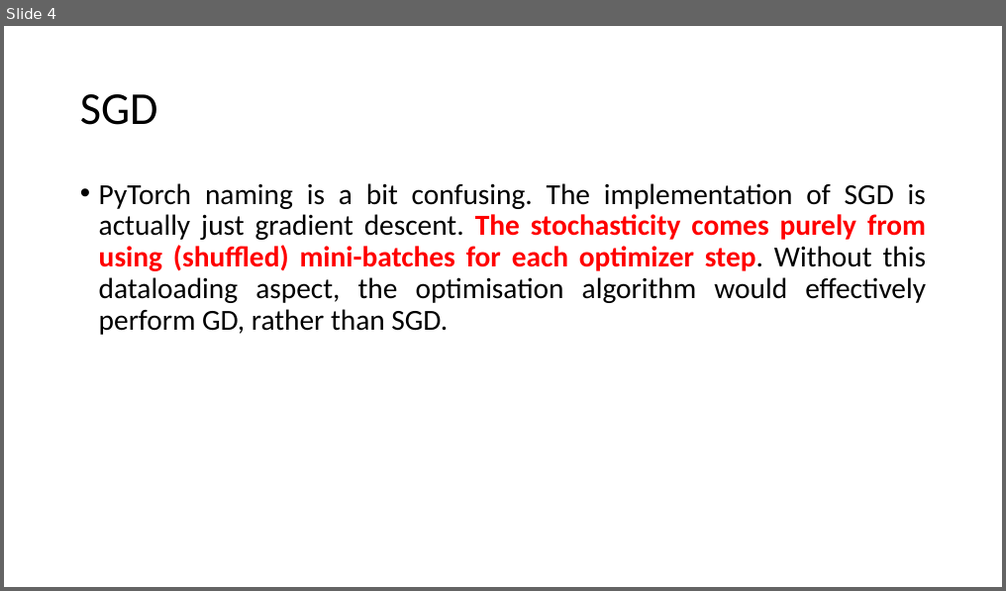
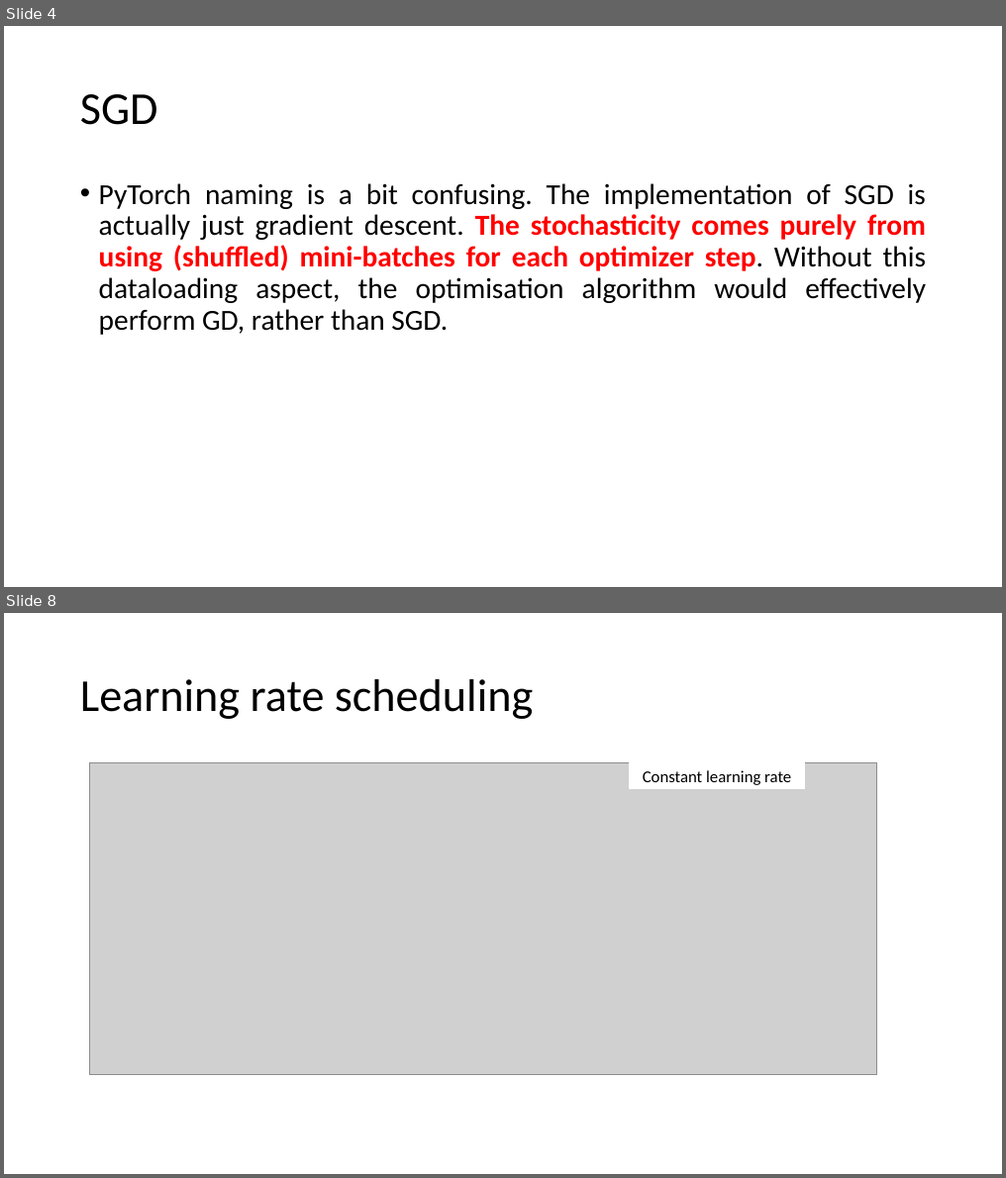
Before and after one commit to MICS-Lab/DeepLearningCourse, a slide deck: Slides_3.pptx. Shown one above the other, each under a label of ours: slide 4 before the commit, slides 4 and 8 after it; the slides between them are not shown. The pictures are 1006x591 and 1006x1178 pixels, drawn with LibreOffice and Linux fonts; fonts in the diff are those of the drawing; grey boxes stand for pictures. Boxes give left, top, right and bottom in pixels: in the first picture for what was removed or moved away, otherwise in the second. Text is boxed around its words. In the diff, an @@ line names an element or a change of style, - is before the commit and + after.

Commit message:
Improved slides_3

```diff
--- a/Slides_3.pptx
+++ b/Slides_3.pptx
@@ slide 8 added at (4,613,1002,1174), background #FFFFFF @@
@@ title added at (80,679,533,719), 44 pt, text #000000 @@
+Learning rate scheduling
@@ picture added at (90,762,876,1075) @@
@@ rectangle added at (630,762,804,789), fill #FFFFFF, outline #FFFFFF 1 pt, 16 pt, text #000000 @@
+Constant learning rate
```
